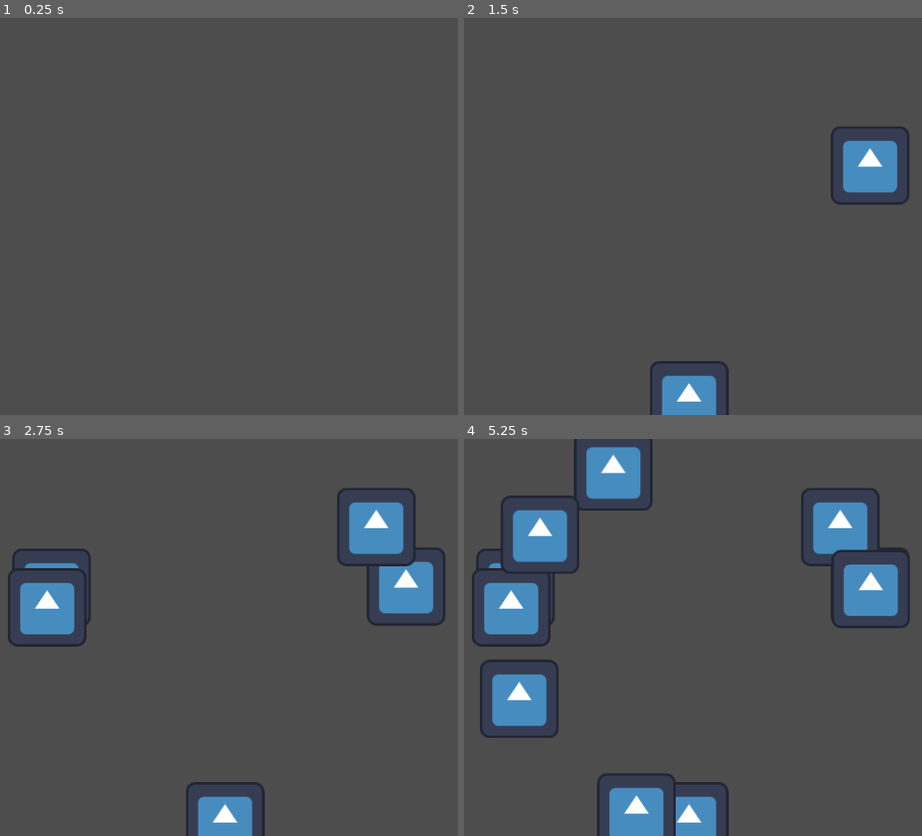
Above: before the commit, frames 1-4 (two rows, left to right).
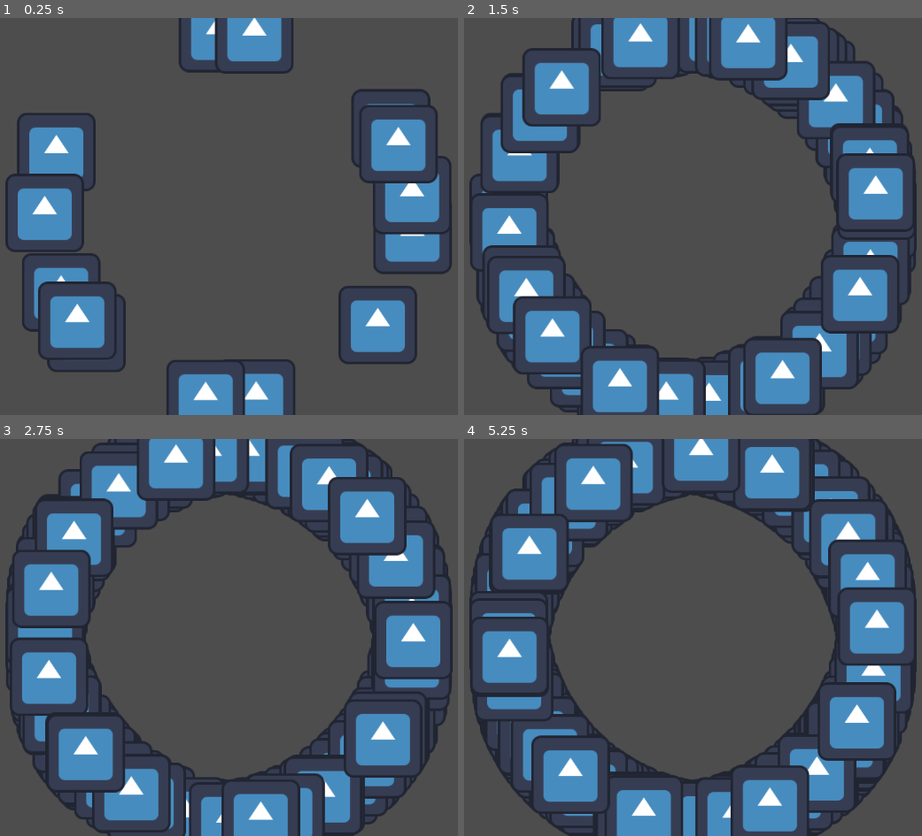
Above: after the commit, the same moments.

Repository: TyGuy54/GMTK-Jam
Game: Godot game, scene res://spawner-test.tscn
Same seed, same stepped clock (60 frames per second), same inputs: the game is played once before the commit and once after it. This scene is started directly instead of the project's main scene. The engine's default icon, where the game draws it, is replaced by a stand-in: a white triangle on a blue panel in a dark square.
Inputs:
- Up to frame 1 (0.25 s): no input
- Up to frame 2 (1.5 s): hold Right (ui_right) 0.53-1.28 s; hold Down (ui_down) from 1.28 s (still down)
- Up to frame 3 (2.75 s): release Down (ui_down) at 2.03 s; hold Right (ui_right) from 2.03 s (still down)
- Up to frame 4 (5.25 s): release Right (ui_right) at 2.78 s; hold Up (ui_up) 2.78-3.53 s; hold Left (ui_left) 3.53-5.03 s; hold Down (ui_down) from 5.03 s (still down)

The runs differ from the first frame. In frame 1, 19% of the frame differs, in the area x 1-99%, y 0-100%; in frame 2, 30%; in frame 3, 31%; in frame 4, 33%.

Commit message:
spawner stuff

Diff:
--- a/Scenes/main.tscn
+++ b/Scenes/main.tscn
@@ -1,6 +1,6 @@
-[gd_scene load_steps=3 format=3 uid="uid://ddoytg5uilqnq"]
+[gd_scene load_steps=3 format=3 uid="uid://dng1vn0k3rpxu"]
 
-[ext_resource type="PackedScene" uid="uid://dug0txk7tb52l" path="res://Scenes/Nector/nector.tscn" id="1_0b3ls"]
+[ext_resource type="PackedScene" uid="uid://dug0txk7tb52l" path="res://Scenes/Nector/Nector.tscn" id="1_0b3ls"]
 [ext_resource type="PackedScene" uid="uid://c4jppx37xwi01" path="res://Scenes/Player/player.tscn" id="2_w0ing"]
 
 [node name="main" type="Node2D"]
--- a/Scripts/spawner.gd
+++ b/Scripts/spawner.gd
@@ -1,23 +1,36 @@
 extends Node2D
+
 
 @export var spawn_radius: float
 @export var spawn_interval: float
 
-var spawn_timer: Timer
-var radius: Vector2
+var _spawn_timer: Timer
+
 
 func _ready():
-	radius = Vector2(spawn_radius, 0)
+	# connect() is getting the "timeout" signal and calling a function when the signal is emitted
+	_spawn_timer = Timer.new()
+	_spawn_timer.connect("timeout", _on_spawn_timer_timeout)
+	add_child(_spawn_timer)
 
-	spawn_timer = Timer.new()
-	add_child(spawn_timer)
+	# default config defined manually
+	configure_spawner(spawn_radius, spawn_interval)
 
-	spawn_timer.wait_time = spawn_interval
-	spawn_timer.connect("timeout", _on_spawn_timer_timeout)
-	spawn_timer.start()
+	start_spawner()
 
-func configure_spawner(spawner_config: SpawnerConfig):
-	pass
+
+func start_spawner():
+	_spawn_timer.start()
+
+
+func stop_spawner():
+	_spawn_timer.stop()
+
+
+func configure_spawner(radius: float, interval: float):
+	_spawn_timer.set_wait_time(interval)
+	print(interval)
+
 
 func _on_spawn_timer_timeout():
 	const enemy_scene = preload("res://Scenes/bear_test.tscn")
@@ -25,8 +38,11 @@
 
 	var center_coordinates: Vector2 = get_viewport_rect().size / 2
 	var rng = RandomNumberGenerator.new()
-	var random_angle = rng.randf_range(0, 360.0)
-	var spawn_position: Vector2 = center_coordinates + radius.rotated(random_angle * (2 * PI))
+	var random_angle = rng.randf_range(-180, 180)
+
+	var rotated = Vector2(spawn_radius, 0).rotated(random_angle * (2 * PI))
+
+	var spawn_position: Vector2 = center_coordinates + rotated
 
 	enemy.transform.origin = spawn_position
 
--- a/spawner-test.tscn
+++ b/spawner-test.tscn
@@ -1,44 +1,8 @@
 [gd_scene load_steps=2 format=3 uid="uid://c5g824o1n11xu"]
 
-[sub_resource type="GDScript" id="GDScript_yy3x5"]
-script/source = "extends Node2D
-
-@export var spawn_radius: float
-@export var spawn_interval: float
-
-var _spawn_timer: Timer
-var _radius: Vector2
-
-func _ready():
-	_radius = Vector2(spawn_radius, 0)
-
-	_spawn_timer = Timer.new()
-	add_child(_spawn_timer)
-
-	_spawn_timer.wait_time = spawn_interval
-	_spawn_timer.connect(\"timeout\", _on_spawn_timer_timeout)
-	_spawn_timer.start()
-
-func configure_spawner(radius: float, interval: float):
-	spawn_radius = radius
-	spawn_interval = interval
-	print(spawn_interval)
-
-func _on_spawn_timer_timeout():
-	const enemy_scene = preload(\"res://Scenes/bear_test.tscn\")
-	var enemy = enemy_scene.instantiate();
-
-	var center_coordinates: Vector2 = get_viewport_rect().size / 2
-	var rng = RandomNumberGenerator.new()
-	var random_angle = rng.randf_range(0, 360.0)
-	var spawn_position: Vector2 = center_coordinates + _radius.rotated(random_angle * (2 * PI))
-
-	enemy.transform.origin = spawn_position
-
-	add_child(enemy)
-"
+[ext_resource type="Script" path="res://Scripts/spawner.gd" id="1_w4y1n"]
 
 [node name="Spawner" type="Node2D"]
-script = SubResource("GDScript_yy3x5")
+script = ExtResource("1_w4y1n")
 spawn_radius = 300.0
-spawn_interval = 0.5
+spawn_interval = 0.01
